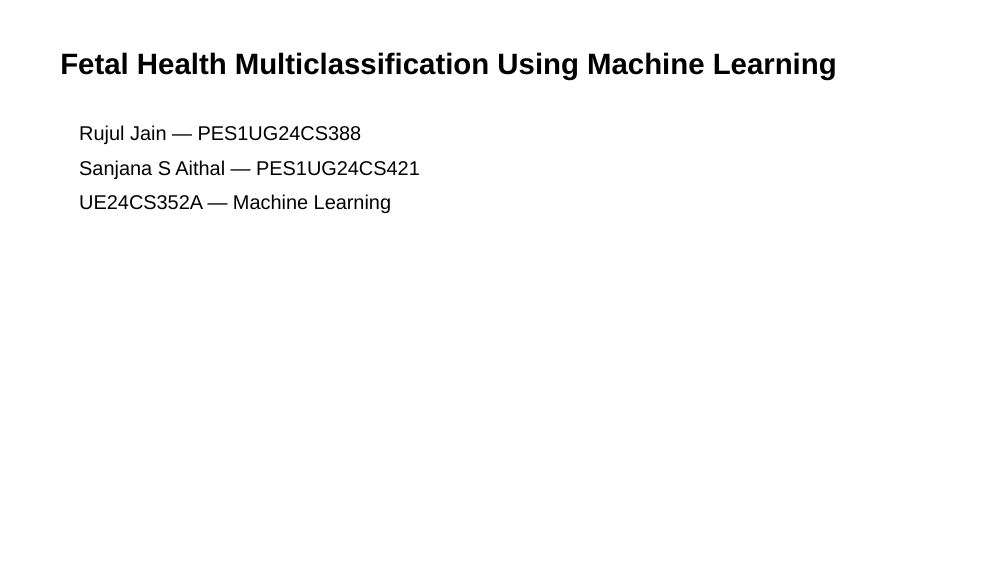
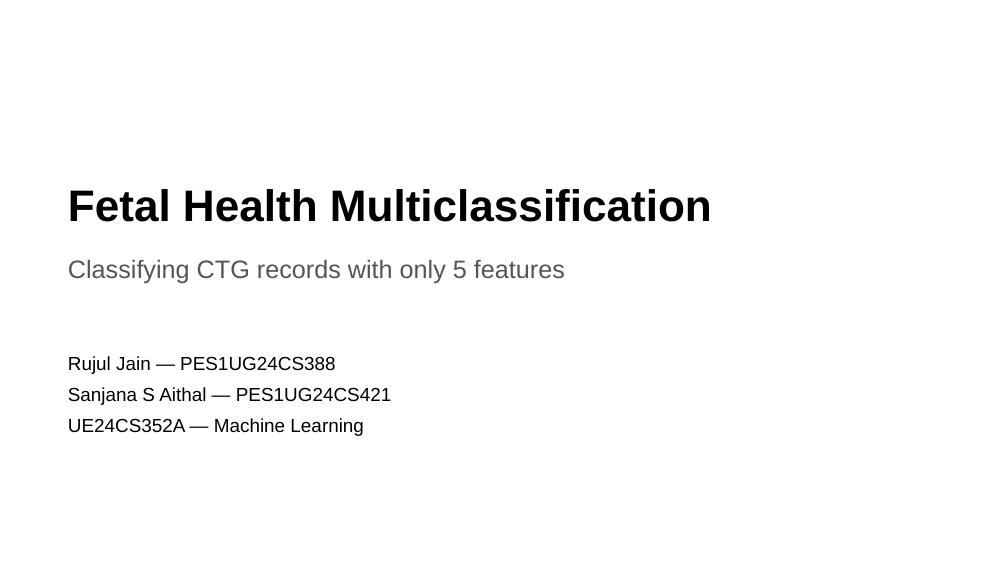
Before and after one commit to rujul-rj/Fetal-Health-Multiclassification, a slide deck: slide 1 of presentation/Fetal_Health_Multiclassification_Presentation.pptx. Drawn at 1008x567 pixels with LibreOffice and Linux fonts; fonts in the diff are those of the drawing. Boxes give left, top, right and bottom in pixels: in the first picture for what was removed or moved away, otherwise in the second. Text is boxed around its words. In the diff, an @@ line names an element or a change of style, - is before the commit and + after.

```diff
--- a/presentation/Fetal_Health_Multiclassification_Presentation.pptx
+++ b/presentation/Fetal_Health_Multiclassification_Presentation.pptx
@@ text at (x1=68, y1=189, x2=712, y2=222): text changed; size 28 to 42 pt @@
-Fetal Health Multiclassification Using Machine Learning
+Fetal Health Multiclassification
@@ text added at (x1=68, y1=259, x2=565, y2=283), 24 pt, text #555555 @@
+Classifying CTG records with only 5 features
@@ text "Rujul Jain — PES1UG24CS388" moved from (x1=79, y1=125, x2=420, y2=213) to (x1=68, y1=356, x2=391, y2=436) @@
@@ text "Rujul Jain — PES1UG24CS388" at (x1=68, y1=356, x2=391, y2=436): size 19 to 18 pt; less space between paragraphs @@
```
Also in this commit, not shown: 1 other slide changed, 9 slides added, 8 slides removed, 35 other files.
